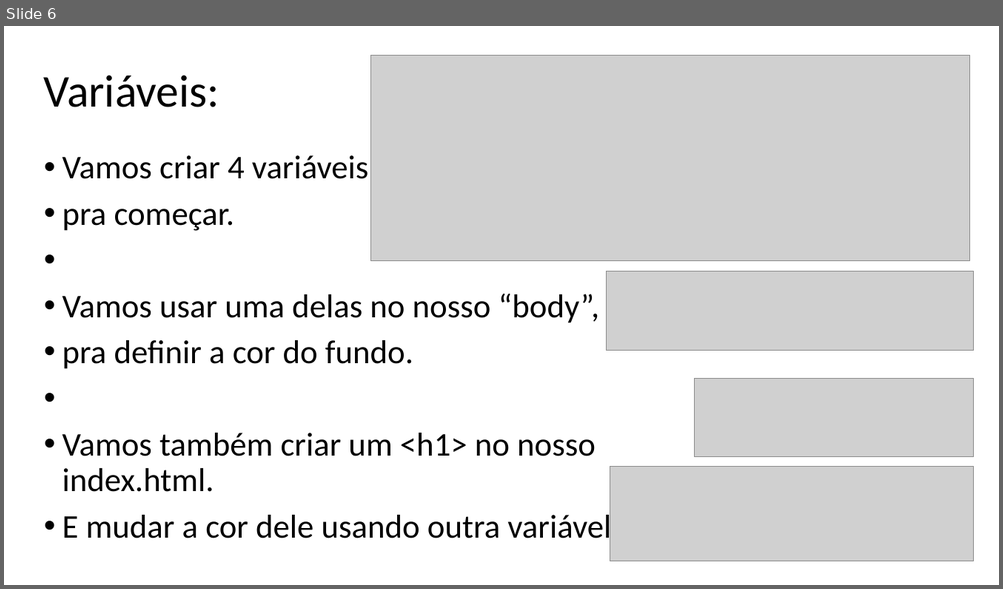
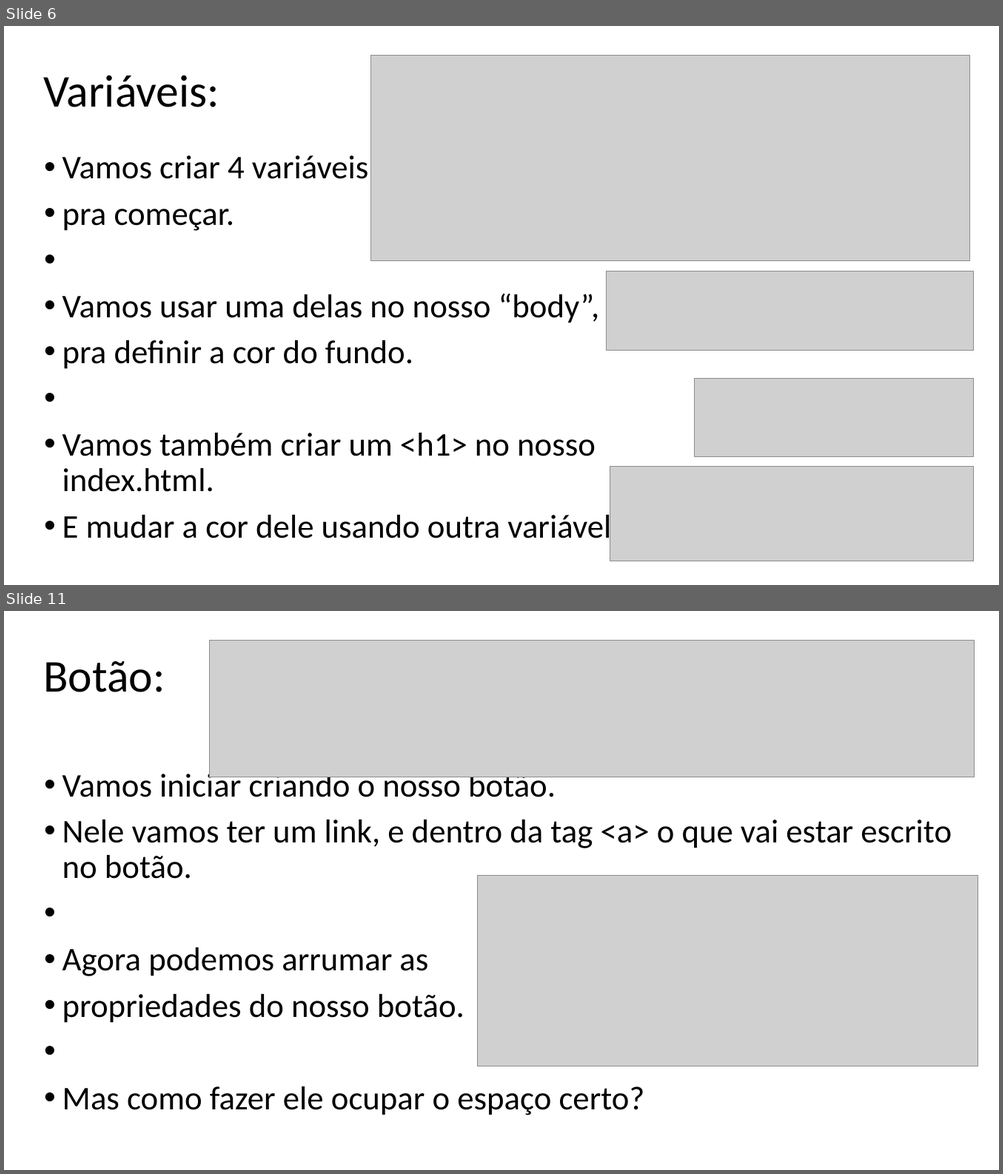
Before and after one commit to Ruan-Sanj1/Streaming, a slide deck: Steaming/H- Aula 1 (Streaming).pptx. Shown one above the other, each under a label of ours: slide 6 before the commit, slides 6 and 11 after it; the slides between them are not shown. The pictures are 1003x589 and 1003x1174 pixels, drawn with LibreOffice and Linux fonts; fonts in the diff are those of the drawing; grey boxes stand for pictures. Boxes give left, top, right and bottom in pixels: in the first picture for what was removed or moved away, otherwise in the second. Text is boxed around its words. In the diff, an @@ line names an element or a change of style, - is before the commit and + after.

```diff
--- a/Steaming/H- Aula 1 (Streaming).pptx
+++ b/Steaming/H- Aula 1 (Streaming).pptx
@@ slide 11 added at bbox=[4, 611, 999, 1170], background #FFFFFF @@
@@ picture added at bbox=[210, 640, 975, 777] @@
@@ text added at bbox=[43, 661, 165, 692], 44 pt, text #000000 @@
+Botão:
@@ text added at bbox=[62, 769, 951, 1116], 32 pt, text #000000 @@
+• Vamos iniciar criando o nosso botão.
+• Nele vamos ter um link, e dentro da tag <a> o que vai estar escrito no botão.
+• Agora podemos arrumar as
+• propriedades do nosso botão.
+• Mas como fazer ele ocupar o espaço certo?
@@ picture added at bbox=[478, 875, 978, 1066] @@
```
Also in this commit, not shown: 6 other slides changed, 9 other slides added, 11 slides removed.
